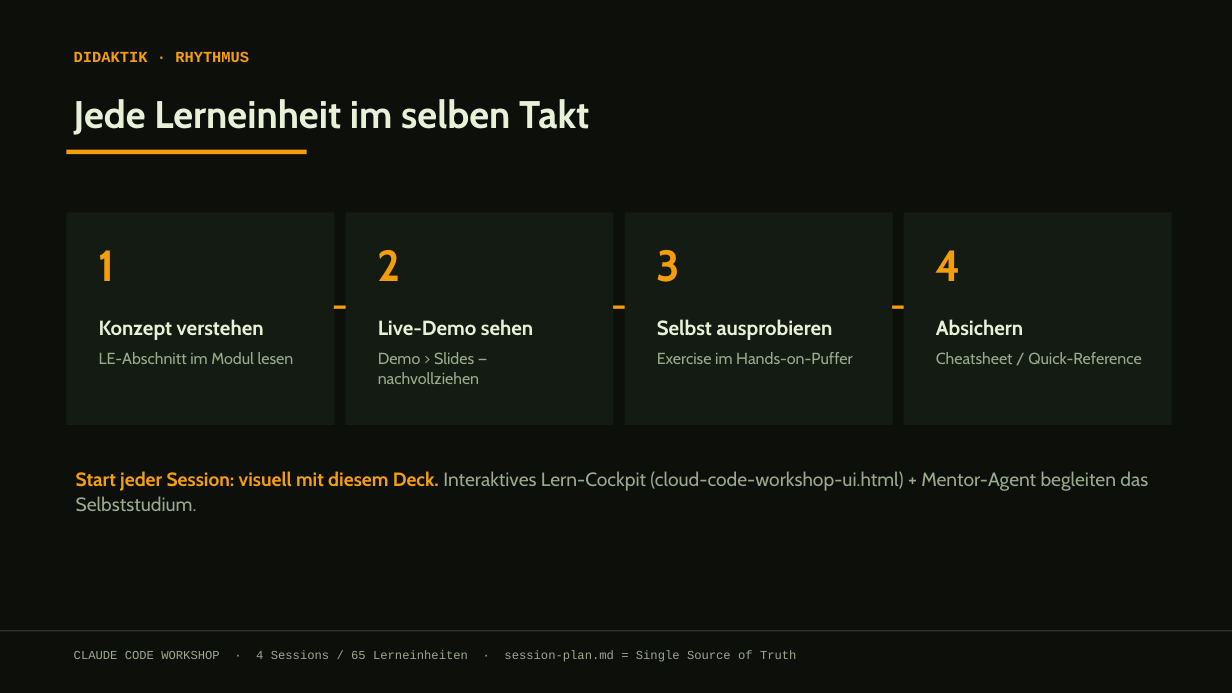
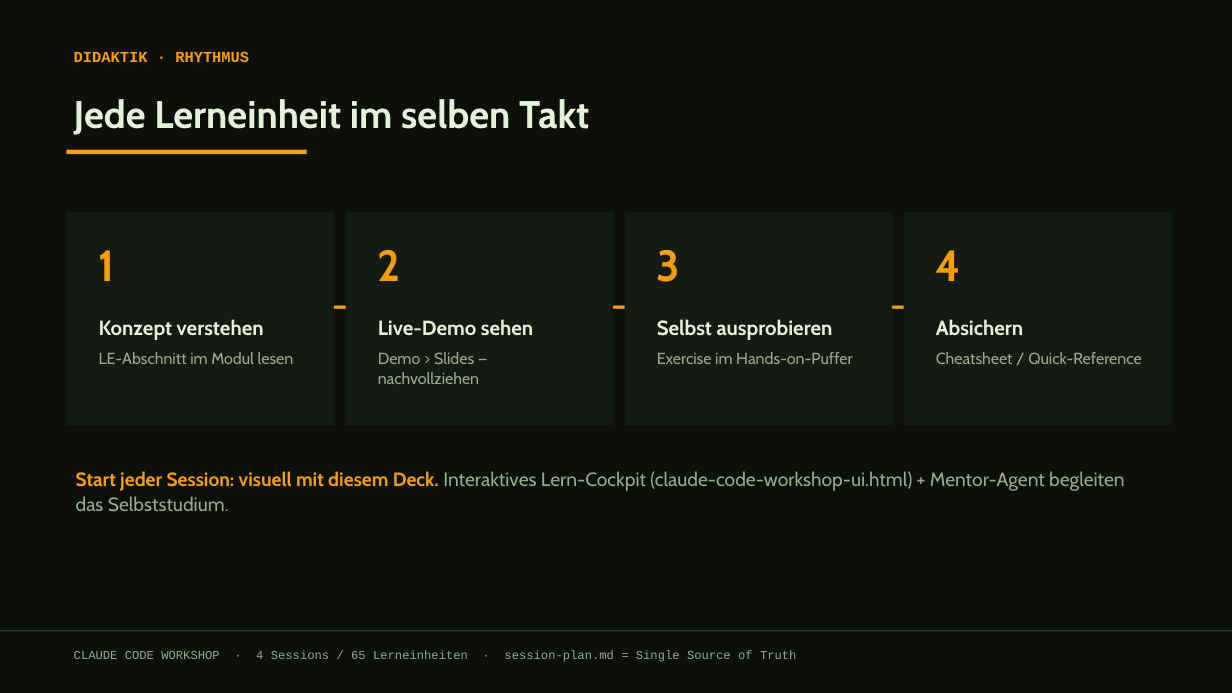
Before and after one commit to dynamic-dome/dynamic-workshop, a slide deck: slide 5 of claude-code-workshop-4session.pptx. Drawn at 1232x693 pixels with LibreOffice and Linux fonts; fonts in the diff are those of the drawing. Boxes give left, top, right and bottom in pixels: in the first picture for what was removed or moved away, otherwise in the second. Text is boxed around its words. In the diff, an @@ line names an element or a change of style, - is before the commit and + after.

```diff
--- a/claude-code-workshop-4session.pptx
+++ b/claude-code-workshop-4session.pptx
@@ text at [76,471,1125,511]: text changed @@
-Start jeder Session: visuell mit diesem Deck. Interaktives Lern-Cockpit (cloud-code-workshop-ui.html) + Mentor-Agent begleiten das Selbststudium.
+Start jeder Session: visuell mit diesem Deck. Interaktives Lern-Cockpit (claude-code-workshop-ui.html) + Mentor-Agent begleiten das Selbststudium.
```
Also in this commit, not shown: 2 other slides changed, 9 other files.
